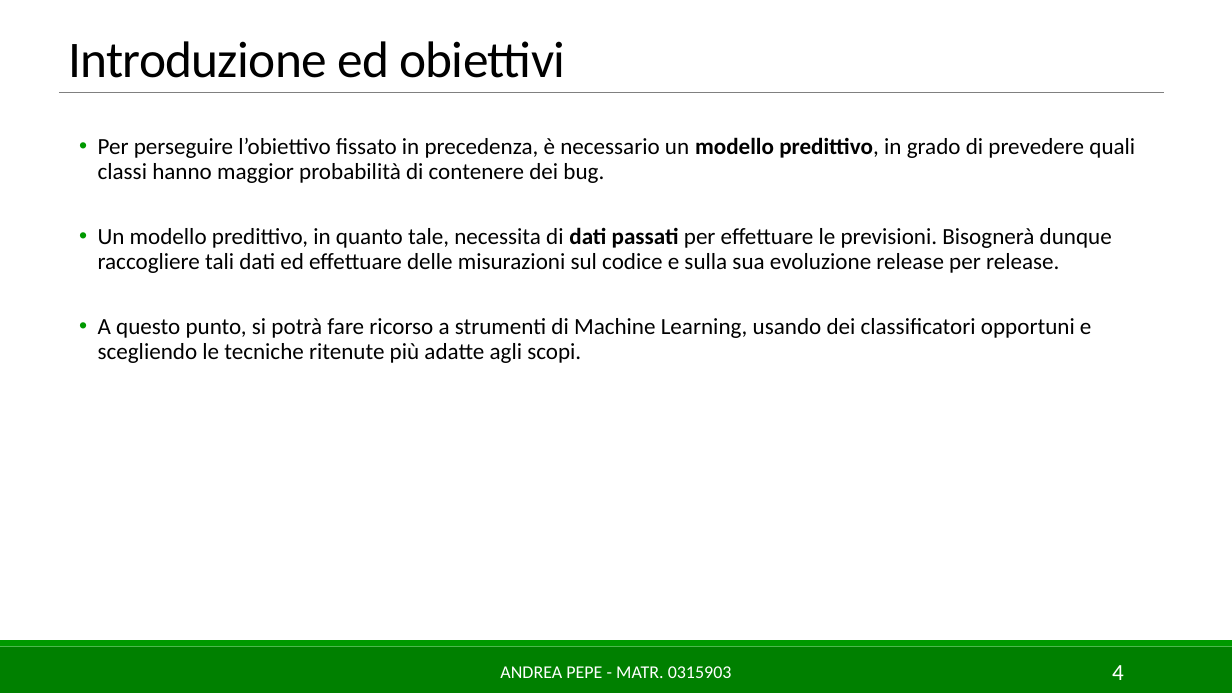
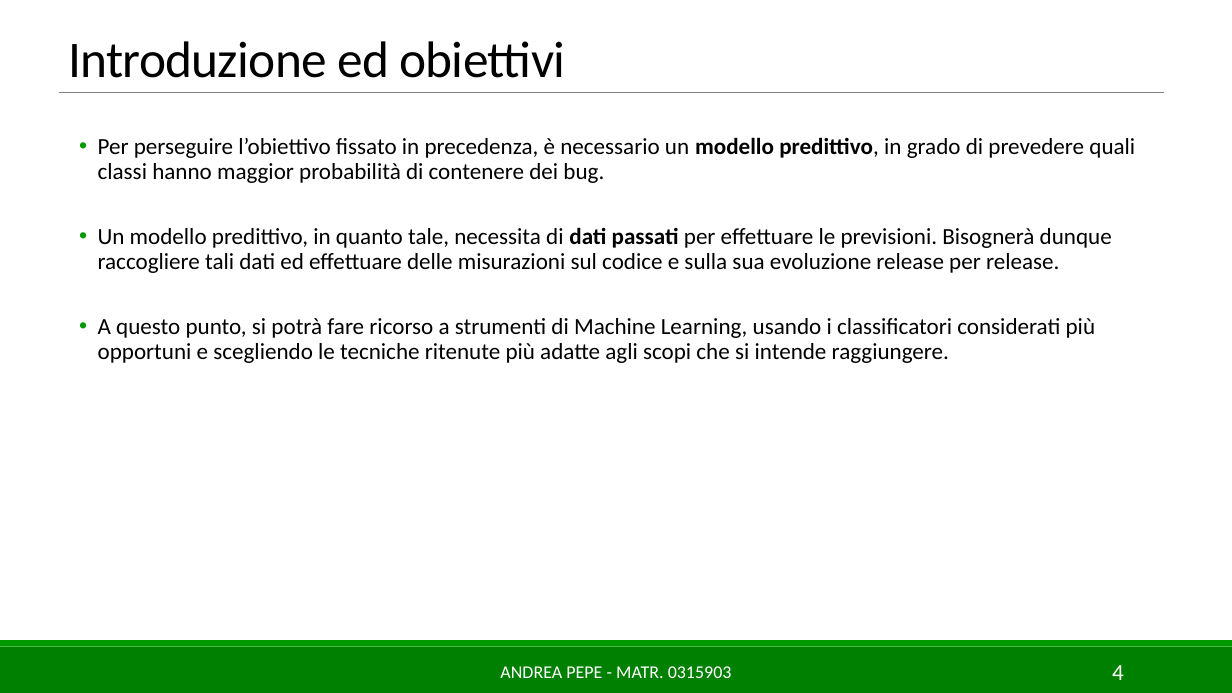
Before and after one commit to AndreaPepe/ISW2_Deliverables, a slide deck: slide 4 of ML/Slides/MLforSE_AndreaPepe_0315903.pptx. Drawn at 1232x693 pixels with LibreOffice and Linux fonts; fonts in the diff are those of the drawing. Boxes give left, top, right and bottom in pixels: in the first picture for what was removed or moved away, otherwise in the second. Text is boxed around its words. In the diff, an @@ line names an element or a change of style, - is before the commit and + after.

```diff
--- a/ML/Slides/MLforSE_AndreaPepe_0315903.pptx
+++ b/ML/Slides/MLforSE_AndreaPepe_0315903.pptx
@@ text at bbox=[98, 318, 1096, 363]: text changed @@
-  • A questo punto, si potrà fare ricorso a strumenti di Machine Learning, usando dei classificatori opportuni e scegliendo le tecniche ritenute più adatte agli scopi.
+  • A questo punto, si potrà fare ricorso a strumenti di Machine Learning, usando i classificatori considerati più opportuni e scegliendo le tecniche ritenute più adatte agli scopi che si intende raggiungere.
```
Also in this commit, not shown: 10 other slides changed, 4 other files.
